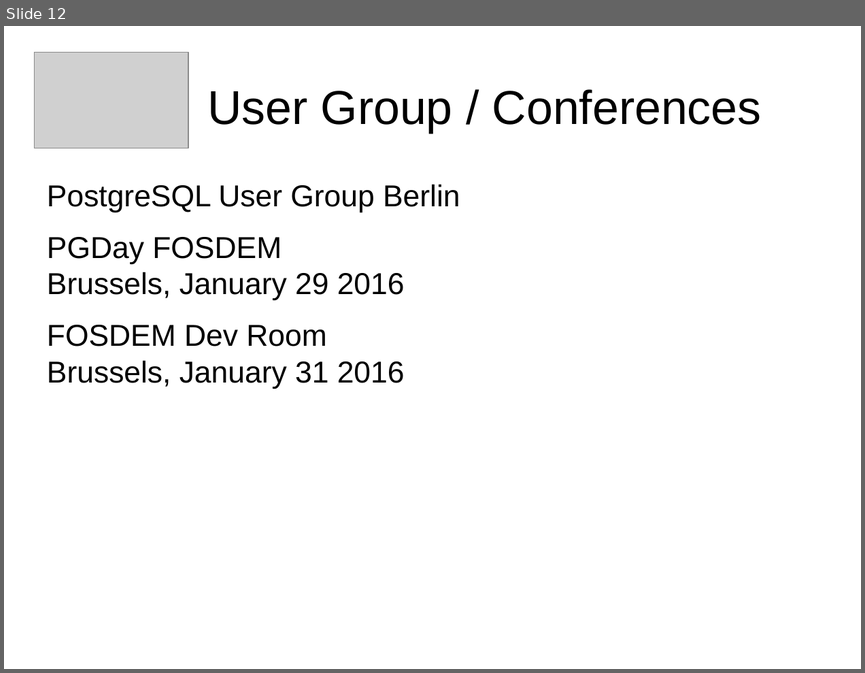
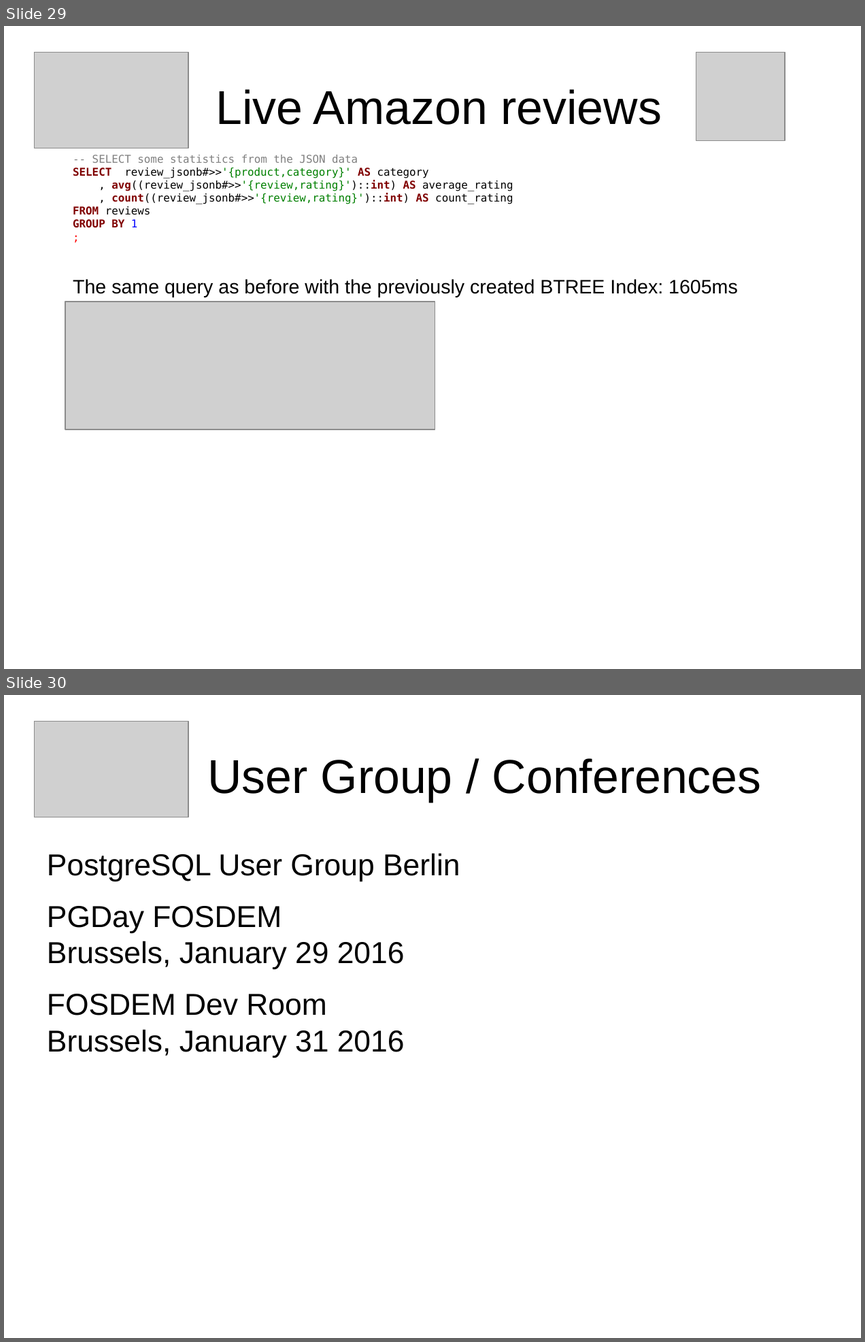
Before and after one commit to sjstoelting/talks, a slide deck: no-sql-as-not-only-sql/NoSQL-as-Not-Only-SQL.odp. Shown one above the other, each under a label of ours: slide 12 before the commit, slides 29 and 30 after it. The pictures are 865x673 and 865x1342 pixels, drawn with LibreOffice and Linux fonts; fonts in the diff are those of the drawing; grey boxes stand for pictures. Boxes give left, top, right and bottom in pixels: in the first picture for what was removed or moved away, otherwise in the second. Text is boxed around its words. In the diff, an @@ line names an element or a change of style, - is before the commit and + after.

Commit message:
Added the queries and query results to the slides.

```diff
--- a/no-sql-as-not-only-sql/NoSQL-as-Not-Only-SQL.odp
+++ b/no-sql-as-not-only-sql/NoSQL-as-Not-Only-SQL.odp
@@ slide 29 added at (x1=4, y1=26, x2=861, y2=669), background #FFFFFF @@
@@ picture added at (x1=35, y1=52, x2=188, y2=148) @@
@@ picture added at (x1=696, y1=52, x2=785, y2=140) @@
@@ title added at (x1=215, y1=89, x2=662, y2=125), 44 pt, text #000000 @@
+Live Amazon reviews
@@ text added at (x1=73, y1=155, x2=513, y2=228), 10 pt, text #000000 @@
+-- SELECT some statistics from the JSON data
+SELECT review_jsonb#>>'{product,category}' AS category
+, avg((review_jsonb#>>'{review,rating}')::int) AS average_rating
+, count((review_jsonb#>>'{review,rating}')::int) AS count_rating
+FROM reviews
+GROUP BY 1
+;
@@ text added at (x1=73, y1=279, x2=738, y2=297), 18 pt, text #000000 @@
+The same query as before with the previously created BTREE Index: 1605ms
@@ picture added at (x1=65, y1=301, x2=436, y2=429) @@
@@ what was slide 12 is now slide 30 @@
```
Also in this commit, not shown: 17 other slides added, 1 other file.
